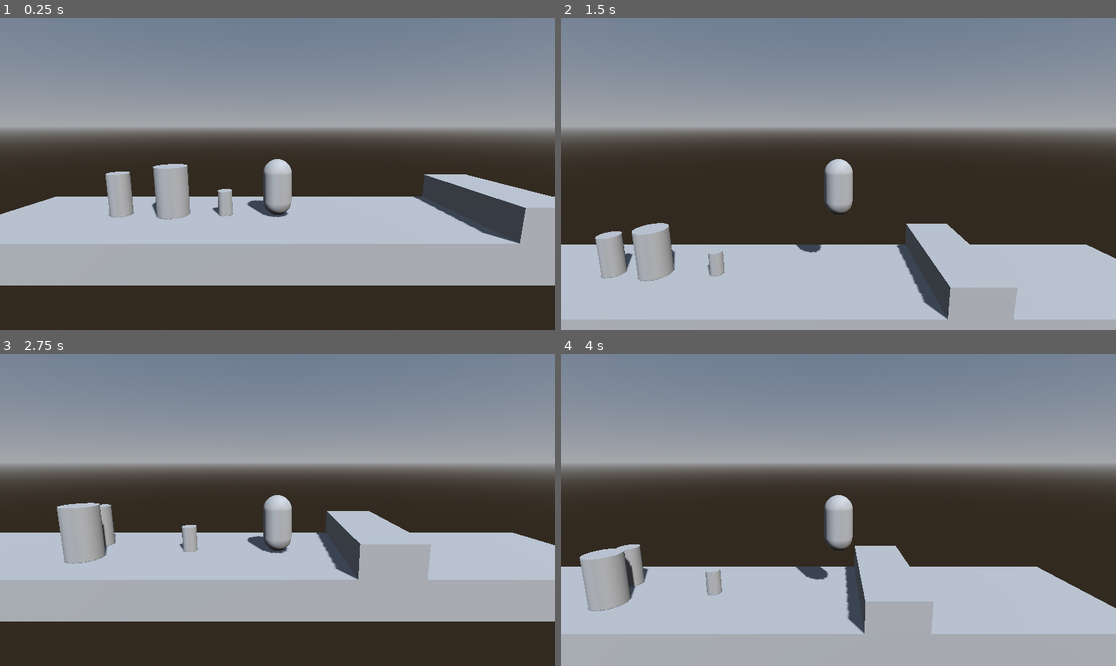
Above: before the commit, frames 1-4 (two rows, left to right).
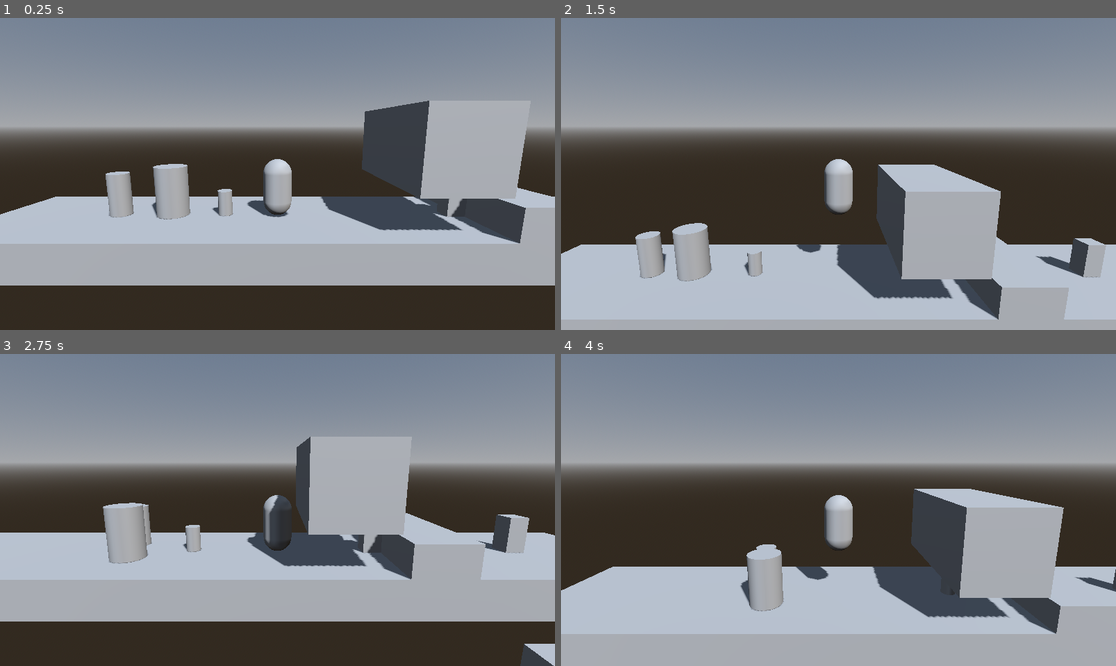
Above: after the commit, the same moments.

Repository: intoccabile19/hideandseek
Game: Godot game, scene res://scenes/levels/level_test.tscn
Two runs of this game, one before a commit and one after it. Both use one fixed random seed, a clock stepped at 60 frames per second and the inputs below. The project has no main scene, so this scene is started directly.
Inputs:
- Up to frame 1 (0.25 s): no input
- Up to frame 2 (1.5 s): tap Enter at 0.5 s; hold D (move_right) 0.53-1.28 s; hold F (interact) 0.53-1.28 s; tap Space (jump) at 0.77 s; hold A (move_left) from 1.28 s (still down); tap E (command_follow) at 1.35 s
- Up to frame 3 (2.75 s): tap Space (jump) at 1.52 s; tap F (interact) at 1.55, 2.3 s; release A (move_left) at 2.03 s; hold D (move_right) from 2.03 s (still down); hold Q (command_freeze) from 2.03 s (still down)
- Up to frame 4 (4 s): release Q (command_freeze) at 2.78 s; tap F (interact) at 2.85 s; tap Space (jump) at 3.02, 3.77 s; release D (move_right) at 3.53 s; hold A (move_left) from 3.53 s (still down); hold F (interact) from 3.53 s (still down)

The runs differ from the first frame. In frame 1, 8.3% of the frame differs, in the area x 57-95%, y 26-69%; in frame 2, 15%; in frame 3, 13%; in frame 4, 19%, in the area x 0-100%, y 43-90%.

Commit message:
Phase 3.1: More Family interactions

Diff:
--- a/project.godot
+++ b/project.godot
@@ -14,41 +14,41 @@
 config/features=PackedStringArray("4.6", "Forward Plus")
 config/icon="res://icon.svg"
 
+[autoload]
+
+FamilyManager="*res://scenes/family/family_manager.gd"
+
 [input]
 
 move_left={
 "deadzone": 0.5,
-"events": [Object(InputEventKey,"resource_local_to_scene":fa …(170 unchanged characters)… _keycode":65,"key_label":0,"unicode":0,"echo":false,"script":null)
-, Object(InputEventKey,"resource_local_to_scene":false,"reso …(166 unchanged characters)… ode":4194319,"key_label":0,"unicode":0,"echo":false,"script":null)
+"events": [Object(InputEventKey,"resource_local_to_scene":fa …(170 unchanged characters)… _keycode":65,"key_label":0,"unicode":0,"location":0,"echo":false,"script":null)
+, Object(InputEventKey,"resource_local_to_scene":false,"reso …(166 unchanged characters)… ode":4194319,"key_label":0,"unicode":0,"location":0,"echo":false,"script":null)
 ]
 }
 move_right={
 "deadzone": 0.5,
-"events": [Object(InputEventKey,"resource_local_to_scene":fa …(170 unchanged characters)… _keycode":68,"key_label":0,"unicode":0,"echo":false,"script":null)
-, Object(InputEventKey,"resource_local_to_scene":false,"reso …(166 unchanged characters)… ode":4194321,"key_label":0,"unicode":0,"echo":false,"script":null)
+"events": [Object(InputEventKey,"resource_local_to_scene":fa …(170 unchanged characters)… _keycode":68,"key_label":0,"unicode":0,"location":0,"echo":false,"script":null)
+, Object(InputEventKey,"resource_local_to_scene":false,"reso …(166 unchanged characters)… ode":4194321,"key_label":0,"unicode":0,"location":0,"echo":false,"script":null)
 ]
 }
 jump={
 "deadzone": 0.5,
-"events": [Object(InputEventKey,"resource_local_to_scene":fa …(170 unchanged characters)… _keycode":32,"key_label":0,"unicode":0,"echo":false,"script":null)
+"events": [Object(InputEventKey,"resource_local_to_scene":fa …(170 unchanged characters)… _keycode":32,"key_label":0,"unicode":0,"location":0,"echo":false,"script":null)
 ]
 }
 command_follow={
 "deadzone": 0.5,
-"events": [Object(InputEventKey,"resource_local_to_scene":fa …(170 unchanged characters)… _keycode":69,"key_label":0,"unicode":0,"echo":false,"script":null)
+"events": [Object(InputEventKey,"resource_local_to_scene":fa …(170 unchanged characters)… _keycode":69,"key_label":0,"unicode":0,"location":0,"echo":false,"script":null)
 ]
 }
 command_freeze={
 "deadzone": 0.5,
-"events": [Object(InputEventKey,"resource_local_to_scene":fa …(170 unchanged characters)… _keycode":81,"key_label":0,"unicode":0,"echo":false,"script":null)
+"events": [Object(InputEventKey,"resource_local_to_scene":fa …(170 unchanged characters)… _keycode":81,"key_label":0,"unicode":0,"location":0,"echo":false,"script":null)
 ]
 }
 interact={
 "deadzone": 0.5,
-"events": [Object(InputEventKey,"resource_local_to_scene":fa …(170 unchanged characters)… _keycode":70,"key_label":0,"unicode":0,"echo":false,"script":null)
+"events": [Object(InputEventKey,"resource_local_to_scene":fa …(170 unchanged characters)… _keycode":70,"key_label":0,"unicode":0,"location":0,"echo":false,"script":null)
 ]
 }
-
-[autoload]
-
-FamilyManager="*res://scenes/family/family_manager.gd"
--- a/scenes/levels/level_test.tscn
+++ b/scenes/levels/level_test.tscn
@@ -1,10 +1,13 @@
-[gd_scene load_steps=12 format=3 uid="uid://dbx5gwh82q5x8"]
+[gd_scene load_steps=20 format=3 uid="uid://dbx5gwh82q5x8"]
 
 [ext_resource type="PackedScene" path="res://scenes/player/player.tscn" id="1_p"]
 [ext_resource type="PackedScene" path="res://scenes/family/toddler.tscn" id="2_t"]
 [ext_resource type="PackedScene" path="res://scenes/family/elder.tscn" id="3_e"]
 [ext_resource type="PackedScene" path="res://scenes/family/adult.tscn" id="4_a"]
 [ext_resource type="PackedScene" path="res://scenes/objects/pushable_box.tscn" id="5_b"]
+[ext_resource type="Script" path="res://scenes/objects/bridge_gate.gd" id="6_bg"]
+[ext_resource type="Script" path="res://scenes/objects/terminal_interactable.gd" id="7_ti"]
+[ext_resource type="Script" path="res://scenes/objects/retracting_obstacle.gd" id="8_ro"]
 
 [sub_resource type="BoxShape3D" id="BoxShape3D_floor"]
 size = Vector3(20, 1, 4)
@@ -23,6 +26,24 @@
 
 [sub_resource type="BoxMesh" id="BoxMesh_box2"]
 size = Vector3(1.5, 1.2, 4)
+
+[sub_resource type="BoxShape3D" id="BoxShape3D_bridge"]
+size = Vector3(4, 1, 4)
+
+[sub_resource type="BoxMesh" id="BoxMesh_bridge"]
+size = Vector3(4, 1, 4)
+
+[sub_resource type="SphereShape3D" id="SphereShape3D_terminal"]
+radius = 1.5
+
+[sub_resource type="BoxMesh" id="BoxMesh_terminal"]
+size = Vector3(0.5, 1.0, 0.5)
+
+[sub_resource type="BoxShape3D" id="BoxShape3D_ventwall"]
+size = Vector3(2, 2, 4)
+
+[sub_resource type="BoxMesh" id="BoxMesh_ventwall"]
+size = Vector3(2, 2, 4)
 
 [sub_resource type="ProceduralSkyMaterial" id="ProceduralSkyMaterial_1"]
 
@@ -62,7 +83,10 @@
 
 [node name="ObstacleBox1" type="StaticBody3D" parent="."]
 transform = Transform3D(1, 0, 0, 0, 1, 0, 0, 0, 1, -6, 0.4, 0)
-
+script = ExtResource("8_ro")
+active_y = 0.4
+inactive_y = -1.5
+retract_speed = 0.8
 
 [node name="CollisionShape3D" type="CollisionShape3D" parent="ObstacleBox1"]
 shape = SubResource("BoxShape3D_box1")
@@ -79,8 +103,63 @@
 [node name="MeshInstance3D" type="MeshInstance3D" parent="ObstacleBox2"]
 mesh = SubResource("BoxMesh_box2")
 
+[node name="BridgeGate" type="StaticBody3D" parent="."]
+transform = Transform3D(1, 0, 0, 0, 1, 0, 0, 0, 1, 2, -5, 0)
+script = ExtResource("6_bg")
+active_y = -0.5
+inactive_y = -5.0
+raise_speed = 1.0
+
+[node name="CollisionShape3D" type="CollisionShape3D" parent="BridgeGate"]
+shape = SubResource("BoxShape3D_bridge")
+
+[node name="MeshInstance3D" type="MeshInstance3D" parent="BridgeGate"]
+mesh = SubResource("BoxMesh_bridge")
+
+[node name="VentWall" type="StaticBody3D" parent="."]
+transform = Transform3D(1, 0, 0, 0, 1, 0, 0, 0, 1, -8, 2.0, 0)
+script = ExtResource("8_ro")
+active_y = 2.0
+inactive_y = -2.0
+retract_speed = 0.8
+
+[node name="CollisionShape3D" type="CollisionShape3D" parent="VentWall"]
+shape = SubResource("BoxShape3D_ventwall")
+
+[node name="MeshInstance3D" type="MeshInstance3D" parent="VentWall"]
+mesh = SubResource("BoxMesh_ventwall")
+
+[node name="ObstacleConsole" type="Area3D" parent="."]
+transform = Transform3D(1, 0, 0, 0, 1, 0, 0, 0, 1, -7, 0.5, 0)
+script = ExtResource("7_ti")
+required_class = "Toddler"
+prompt_message = "Crawl through Vent and Hack Button"
+interaction_offset_x = 0.6
+target_obstacle_1 = NodePath("../VentWall")
+target_obstacle_2 = NodePath("../ObstacleBox1")
+
+[node name="CollisionShape3D" type="CollisionShape3D" parent="ObstacleConsole"]
+shape = SubResource("SphereShape3D_terminal")
+
+[node name="MeshInstance3D" type="MeshInstance3D" parent="ObstacleConsole"]
+mesh = SubResource("BoxMesh_terminal")
+
+[node name="BridgeConsole" type="Area3D" parent="."]
+transform = Transform3D(1, 0, 0, 0, 1, 0, 0, 0, 1, -3, 0.5, 0)
+script = ExtResource("7_ti")
+required_class = "Elder"
+prompt_message = "Hack Bridge Console"
+interaction_offset_x = 0.6
+target_bridge = NodePath("../BridgeGate")
+
+[node name="CollisionShape3D" type="CollisionShape3D" parent="BridgeConsole"]
+shape = SubResource("SphereShape3D_terminal")
+
+[node name="MeshInstance3D" type="MeshInstance3D" parent="BridgeConsole"]
+mesh = SubResource("BoxMesh_terminal")
+
 [node name="PushableBox" parent="." instance=ExtResource("5_b")]
-transform = Transform3D(1, 0, 0, 0, 1, 0, 0, 0, 1, 6.0, 0.6, 0)
+transform = Transform3D(1, 0, 0, 0, 1, 0, 0, 0, 1, 6, 0.6, 0)
 
 [node name="Player" parent="." instance=ExtResource("1_p")]
 transform = Transform3D(1, 0, 0, 0, 1, 0, 0, 0, 1, -12, 0, 0)
--- /dev/null
+++ b/scenes/objects/bridge_gate.gd
@@ -0,0 +1,40 @@
+class_name BridgeGate
+extends StaticBody3D
+
+@export var active_y: float = -0.5
+@export var inactive_y: float = -5.0
+@export var raise_speed: float = 1.0
+@export var is_active: bool = false
+
+@onready var collision_shape: CollisionShape3D = get_node_or_null("CollisionShape3D")
+
+func _ready() -> void:
+	if not is_active:
+		global_position.y = inactive_y
+		if collision_shape:
+			collision_shape.disabled = true
+	else:
+		global_position.y = active_y
+		if collision_shape:
+			collision_shape.disabled = false
+
+	# Strict Z-axis lock for 2.5D
+	global_position.z = 0.0
+
+func _physics_process(delta: float) -> void:
+	var target_y = active_y if is_active else inactive_y
+	if not is_equal_approx(global_position.y, target_y):
+		# If raising, enable collision immediately so actors can land on it as it rises
+		if is_active and collision_shape and collision_shape.disabled:
+			collision_shape.disabled = false
+
+		global_position.y = move_toward(global_position.y, target_y, delta * raise_speed)
+
+		# If lowering, only disable once fully lowered
+		if not is_active and is_equal_approx(global_position.y, target_y):
+			if collision_shape:
+				collision_shape.disabled = true
+
+func activate() -> void:
+	is_active = true
+	print("[BridgeGate] Bridge raising initiated...")
--- /dev/null
+++ b/scenes/objects/retracting_obstacle.gd
@@ -0,0 +1,27 @@
+class_name RetractingObstacle
+extends StaticBody3D
+
+@export var active_y: float = 0.4
+@export var inactive_y: float = -1.5
+@export var retract_speed: float = 0.8
+@export var is_retracted: bool = false
+
+@onready var collision_shape: CollisionShape3D = get_node_or_null("CollisionShape3D")
+
+func _ready() -> void:
+	global_position.y = inactive_y if is_retracted else active_y
+	if collision_shape:
+		collision_shape.disabled = is_retracted
+
+func _physics_process(delta: float) -> void:
+	var target_y = inactive_y if is_retracted else active_y
+	if not is_equal_approx(global_position.y, target_y):
+		global_position.y = move_toward(global_position.y, target_y, delta * retract_speed)
+		# Only disable collision once fully retracted to prevent clipping while moving
+		if is_retracted and is_equal_approx(global_position.y, target_y):
+			if collision_shape:
+				collision_shape.disabled = true
+
+func retract() -> void:
+	is_retracted = true
+	print("[RetractingObstacle] Retraction initiated...")
--- /dev/null
+++ b/scenes/objects/terminal_interactable.gd
@@ -0,0 +1,31 @@
+class_name TerminalInteractable
+extends Interactable
+
+@export var target_bridge: NodePath
+@export var target_obstacle_1: NodePath
+@export var target_obstacle_2: NodePath
+
+func _ready() -> void:
+	super._ready()
+
+func execute_interaction(actor: Node3D) -> void:
+	print("[Terminal] Terminal activated by actor: %s" % actor.name)
+
+	if target_bridge:
+		var bridge = get_node_or_null(target_bridge)
+		if bridge and bridge.has_method("activate"):
+			bridge.call("activate")
+
+	for path in [target_obstacle_1, target_obstacle_2]:
+		if path:
+			var obstacle = get_node_or_null(path)
+			if obstacle:
+				if obstacle.has_method("retract"):
+					obstacle.call("retract")
+				else:
+					# Fallback to direct translation
+					obstacle.global_position.y = -5.0
+					var col = obstacle.get_node_or_null("CollisionShape3D")
+					if col:
+						col.disabled = true
+					print("[Terminal] Obstacle %s retracted directly!" % obstacle.name)
--- a/tests/test_interaction.gd
+++ b/tests/test_interaction.gd
@@ -113,3 +113,54 @@
 		tree.root.remove_child(dummy)
 	toddler.free()
 	dummy.free()
+
+func test_terminal_interaction_mechanics() -> void:
+	# Instantiate a Terminal, BridgeGate, and Obstacle
+	var terminal = TerminalInteractable.new()
+	var bridge = BridgeGate.new()
+
+	# We create a RetractingObstacle
+	var obstacle = RetractingObstacle.new()
+	var col = CollisionShape3D.new()
+	col.name = "CollisionShape3D"
+	obstacle.add_child(col)
+	obstacle.name = "ObstacleBox1"
+	obstacle.active_y = 0.0
+	obstacle.inactive_y = -5.0
+
+	var tree := Engine.get_main_loop() as SceneTree
+	if tree:
+		tree.root.add_child(terminal)
+		tree.root.add_child(bridge)
+		tree.root.add_child(obstacle)
+
+	# Wire Nodepaths
+	terminal.target_bridge = terminal.get_path_to(bridge)
+	terminal.target_obstacle_1 = terminal.get_path_to(obstacle)
+
+	# Verify initial state
+	assert_false(bridge.is_active, "Bridge should start inactive")
+	assert_eq(obstacle.global_position.y, 0.0, "Obstacle should start at Y=0.0")
+
+	# Trigger interaction
+	terminal.execute_interaction(terminal)
+
+	# Process ticks to let elements raise/lower gradually
+	for i in range(120):
+		bridge._physics_process(0.1)
+		obstacle._physics_process(0.1)
+
+	# Verify final state
+	assert_true(bridge.is_active, "Bridge should activate")
+	assert_true(is_equal_approx(bridge.global_position.y, bridge.active_y), "Bridge should move to active y")
+	assert_true(is_equal_approx(obstacle.global_position.y, -5.0), "Obstacle should be lowered to Y=-5.0")
+	assert_true(col.disabled, "Obstacle collision shape should be disabled")
+
+	# Clean up
+	if tree:
+		tree.root.remove_child(terminal)
+		tree.root.remove_child(bridge)
+		tree.root.remove_child(obstacle)
+	terminal.free()
+	bridge.free()
+	obstacle.free()
Not shown, added: scenes/objects/bridge_gate.gd.uid
Not shown, added: scenes/objects/retracting_obstacle.gd.uid
Not shown, added: scenes/objects/terminal_interactable.gd.uid
Not shown, changed: doco/phase_3_1_walkthrough.md
